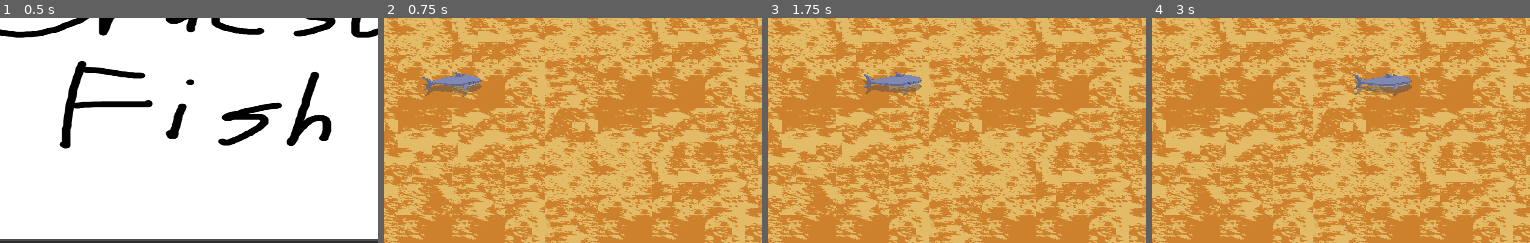
Above: before the commit, frames 1-4 (left to right).
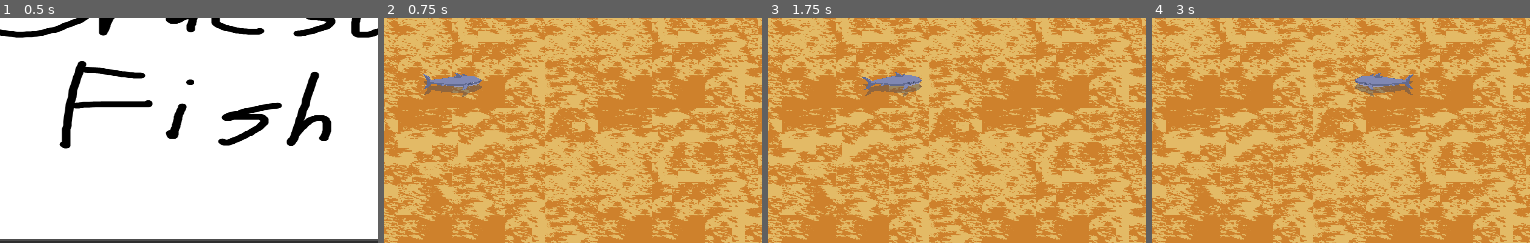
Above: after the commit, the same moments.

Repository: DylanRothbauer/GruesomeFish
Game: Godot game, scene res://Scenes/start_screen.tscn
The game is run twice, just before and just after one commit, with the same random seed, the same clock (stepped at 60 frames per second) and the same inputs.
Inputs:
- Up to frame 1 (0.5 s): no input
- Up to frame 2 (0.75 s): click "Start" at 0.5 s
- Up to frame 3 (1.75 s): tap Enter (ui_accept) at 1.25, 1.52 s; hold Right (right) from 1.28 s (still down)
- Up to frame 4 (3 s): tap Enter (ui_accept) at 2.27 s; release Right (right) at 2.78 s; hold Left (left) from 2.78 s (still down)
The pictures show only the part of the screen within x 16-66%, y 21-71%; the shares and areas given below are measured in that part.

Frame 1 is identical in both runs. In frame 2, 0.2% of the frame differs, in the area x 10-26%, y 24-35%; in frame 3, 0.2%; in frame 4, 0.6%, in the area x 53-70%, y 24-36%.

Commit message:
Added flip to sprite to shark

Diff:
--- a/Scenes/shark.tscn
+++ b/Scenes/shark.tscn
@@ -51,7 +51,6 @@
 scale = Vector2(1, 1.00355)
 sprite_frames = SubResource("SpriteFrames_w3tr7")
 autoplay = "default"
-frame_progress = 0.259141
 
 [node name="CollisionShape2D" type="CollisionShape2D" parent="."]
 position = Vector2(-2, -5)
--- a/Scripts/shark.gd
+++ b/Scripts/shark.gd
@@ -3,9 +3,11 @@
 
 const SPEED = 300.0
 const JUMP_VELOCITY = -400.0
+@onready var animatedShark = $AnimatedSprite2D
+var input_direction
 
 func get_input():
-	var input_direction = Input.get_vector("left", "right", "up", "down")
+	input_direction = Input.get_vector("left", "right", "up", "down")
 	velocity = input_direction * SPEED
 
 func _physics_process(delta: float) -> void:
@@ -14,6 +16,10 @@
 		velocity += get_gravity() * delta
 	get_input()
 	move_and_slide()
+
+	# Flip sprite if player goes left
+	var isLeft = velocity.x < 0
+	animatedShark.flip_h = isLeft
 	# Handle jump.
 	#if Input.is_action_just_pressed("ui_accept") and is_on_floor():
 		#velocity.y = JUMP_VELOCITY
